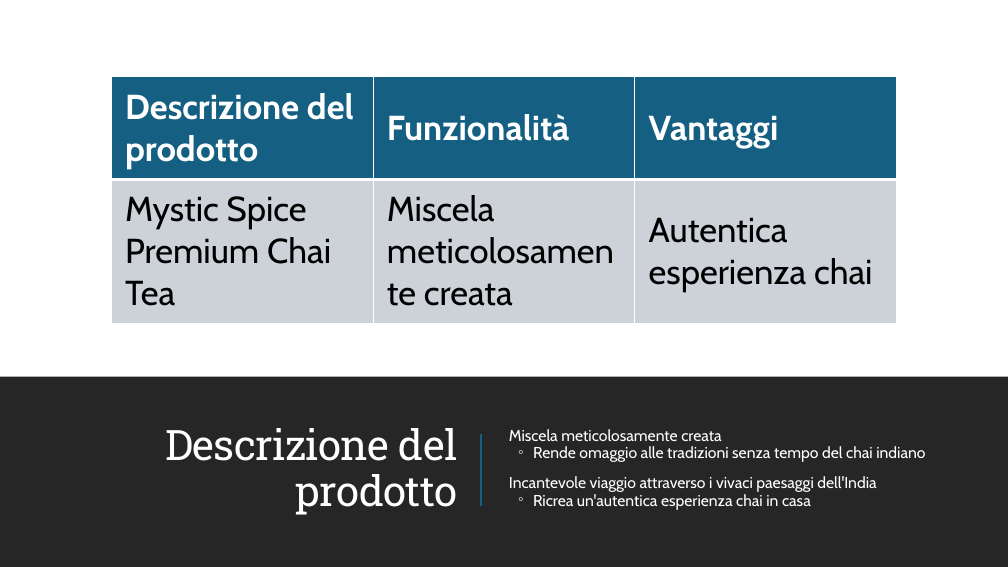
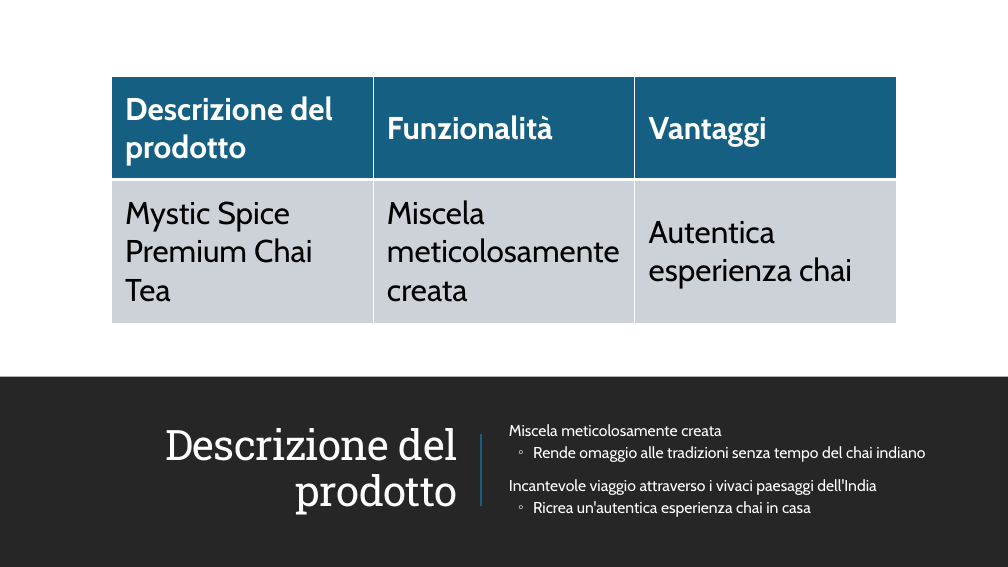
Before and after one commit to MicrosoftLearning/MS-4004-Empower-workforce-copilot-use-cases.it-it, a slide deck: slide 4 of ResourceFiles/Mystic Spice Premium Chai Market Analysis Presentation.pptx. Drawn at 1008x567 pixels with LibreOffice and Linux fonts; fonts in the diff are those of the drawing. Boxes give left, top, right and bottom in pixels: in the first picture for what was removed or moved away, otherwise in the second. Text is boxed around its words. In the diff, an @@ line names an element or a change of style, - is before the commit and + after.

```diff
--- a/ResourceFiles/Mystic Spice Premium Chai Market Analysis Presentation.pptx
+++ b/ResourceFiles/Mystic Spice Premium Chai Market Analysis Presentation.pptx
@@ table at <box>111,77,896,324</box> @@
@@ size 33 to 30 pt @@
@@ text "Miscela meticolosamente creata" at <box>509,424,925,517</box>: line spacing 0.7 to 0.9 @@
```
Also in this commit, not shown: 10 other slides changed, 34 other files.
